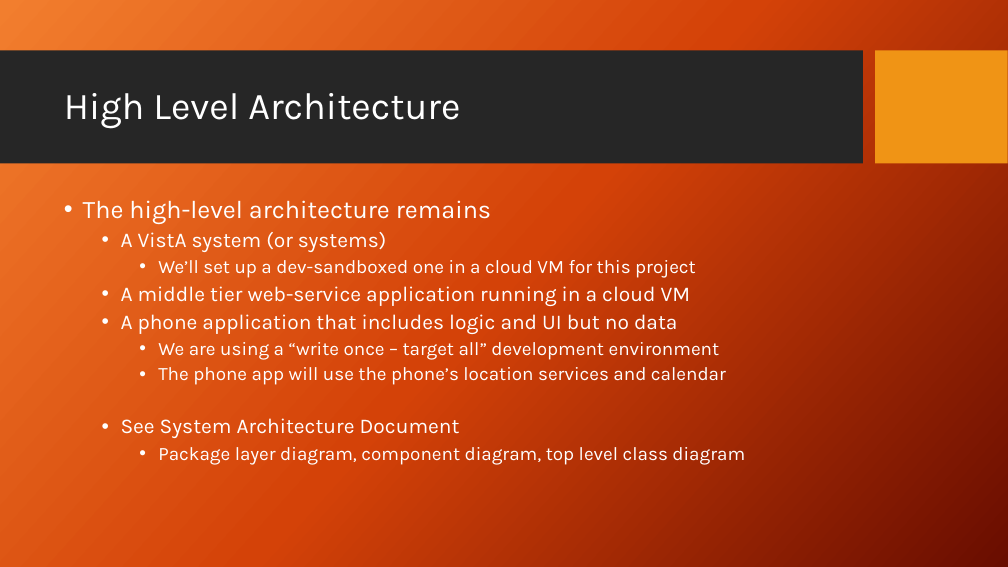
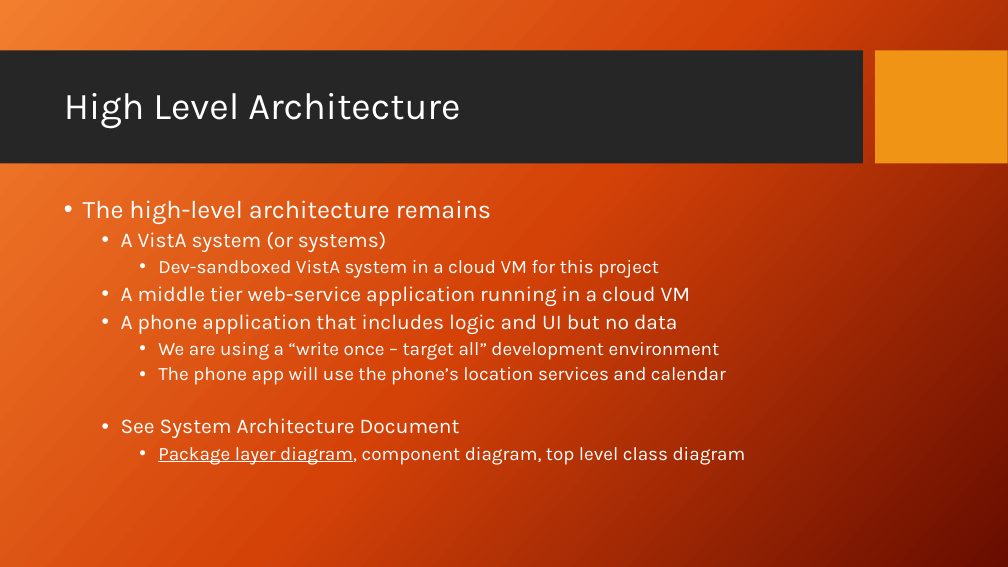
Before and after one commit to rmurray1/veniapp, a slide deck: slide 3 of FINAL DELIVERABLES/Veni System Report Apr 22.pptx (slide 4 before the commit). Drawn at 1008x567 pixels with LibreOffice and Linux fonts; fonts in the diff are those of the drawing; background and template pictures are left out. Boxes give left, top, right and bottom in pixels: in the first picture for what was removed or moved away, otherwise in the second. Text is boxed around its words. In the diff, an @@ line names an element or a change of style, - is before the commit and + after.

Commit message:
Update Ppt presentation
Some updates to slides.

```diff
--- a/FINAL DELIVERABLES/Veni System Report Apr 22.pptx
+++ b/FINAL DELIVERABLES/Veni System Report Apr 22.pptx
@@ text at (x1=158, y1=260, x2=659, y2=278): text changed @@
-    • We’ll set up a dev-sandboxed one in a cloud VM for this project
+    • Dev-sandboxed VistA system in a cloud VM for this project
@@ text at (x1=158, y1=447, x2=746, y2=465): underline on in "Package layer diagram," @@
```
Also in this commit, not shown: 2 other slides changed, 1 slide added.
